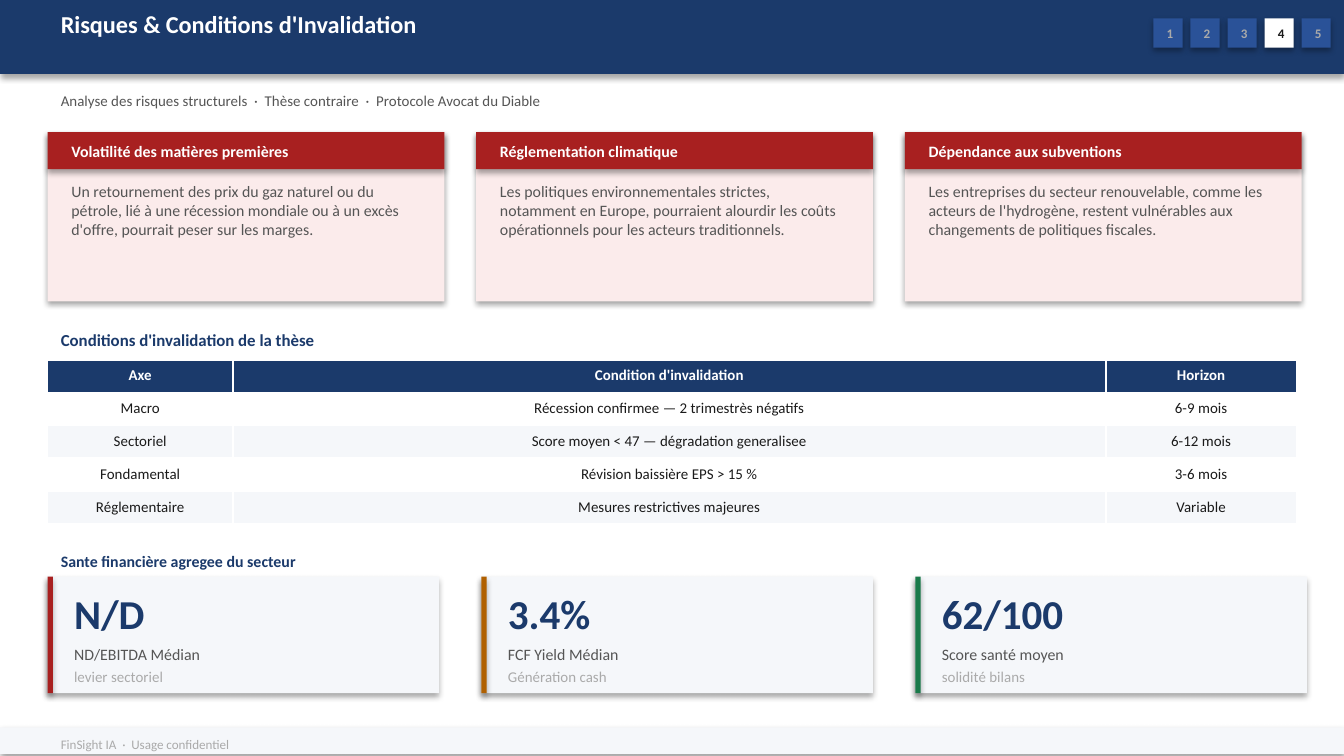
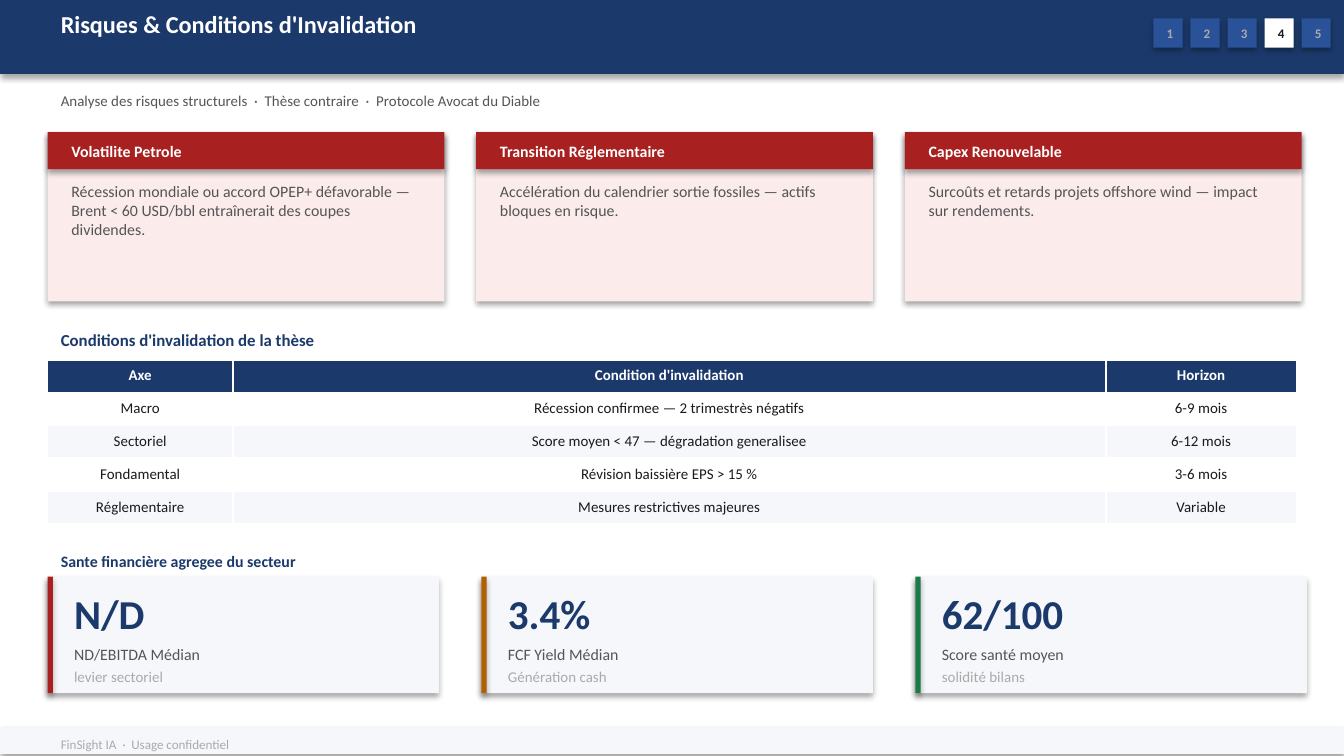
Before and after one commit to baptistejeh07-art/finsight-ia, a slide deck: slide 18 of preview/secteur_Energy_S&P_500/secteur_Energy_S&P_500.pptx. Drawn at 1344x756 pixels with LibreOffice and Linux fonts; fonts in the diff are those of the drawing. Boxes give left, top, right and bottom in pixels: in the first picture for what was removed or moved away, otherwise in the second. Text is boxed around its words. In the diff, an @@ line names an element or a change of style, - is before the commit and + after.

Commit message:
chore(preview): secteur_Energy_S&P_500 outputs regeneres

```diff
--- a/preview/secteur_Energy_S&P_500/secteur_Energy_S&P_500.pptx
+++ b/preview/secteur_Energy_S&P_500/secteur_Energy_S&P_500.pptx
@@ text at (71, 146, 181, 157): text changed @@
-Volatilité des matières premières
+Volatilite Petrole
@@ text at (500, 146, 665, 160): text changed @@
-Réglementation climatique
+Transition Réglementaire
@@ text at (929, 146, 1062, 160): text changed @@
-Dépendance aux subventions
+Capex Renouvelable
@@ text at (71, 186, 392, 235): text changed @@
-Un retournement des prix du gaz naturel ou du pétrole, lié à une récession mondiale ou à un excès d'offre, pourrait peser sur les marges.
+Récession mondiale ou accord OPEP+ défavorable — Brent < 60 USD/bbl entraînerait des coupes dividendes.
@@ text at (500, 186, 816, 219): text changed @@
-Les politiques environnementales strictes, notamment en Europe, pourraient alourdir les coûts opérationnels pour les acteurs traditionnels.
+Accélération du calendrier sortie fossiles — actifs bloques en risque.
@@ text at (929, 186, 1257, 216): text changed @@
-Les entreprises du secteur renouvelable, comme les acteurs de l'hydrogène, restent vulnérables aux changements de politiques fiscales.
+Surcoûts et retards projets offshore wind — impact sur rendements.
```
Also in this commit, not shown: 8 other slides changed, 2 other files.
